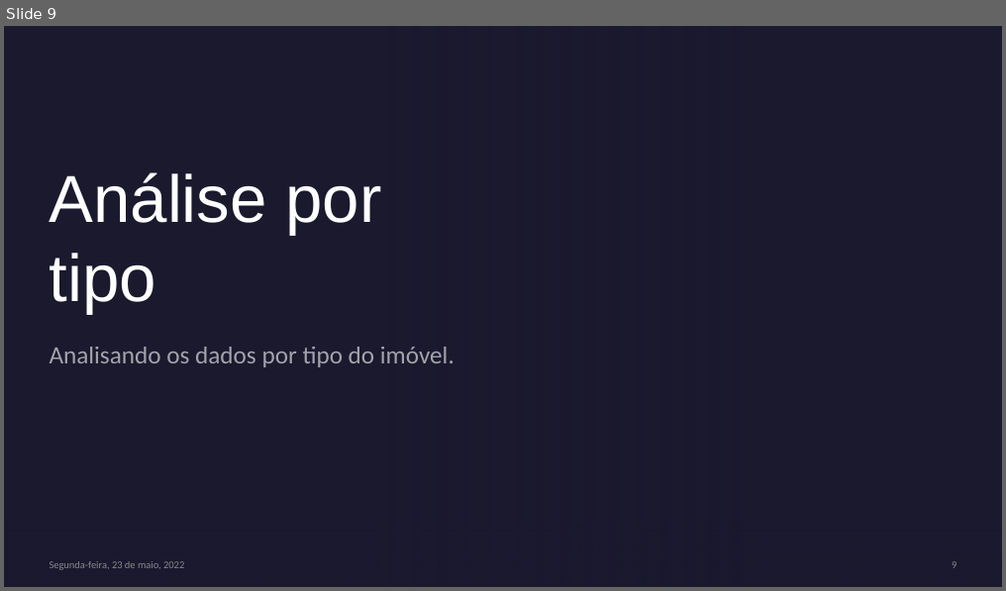
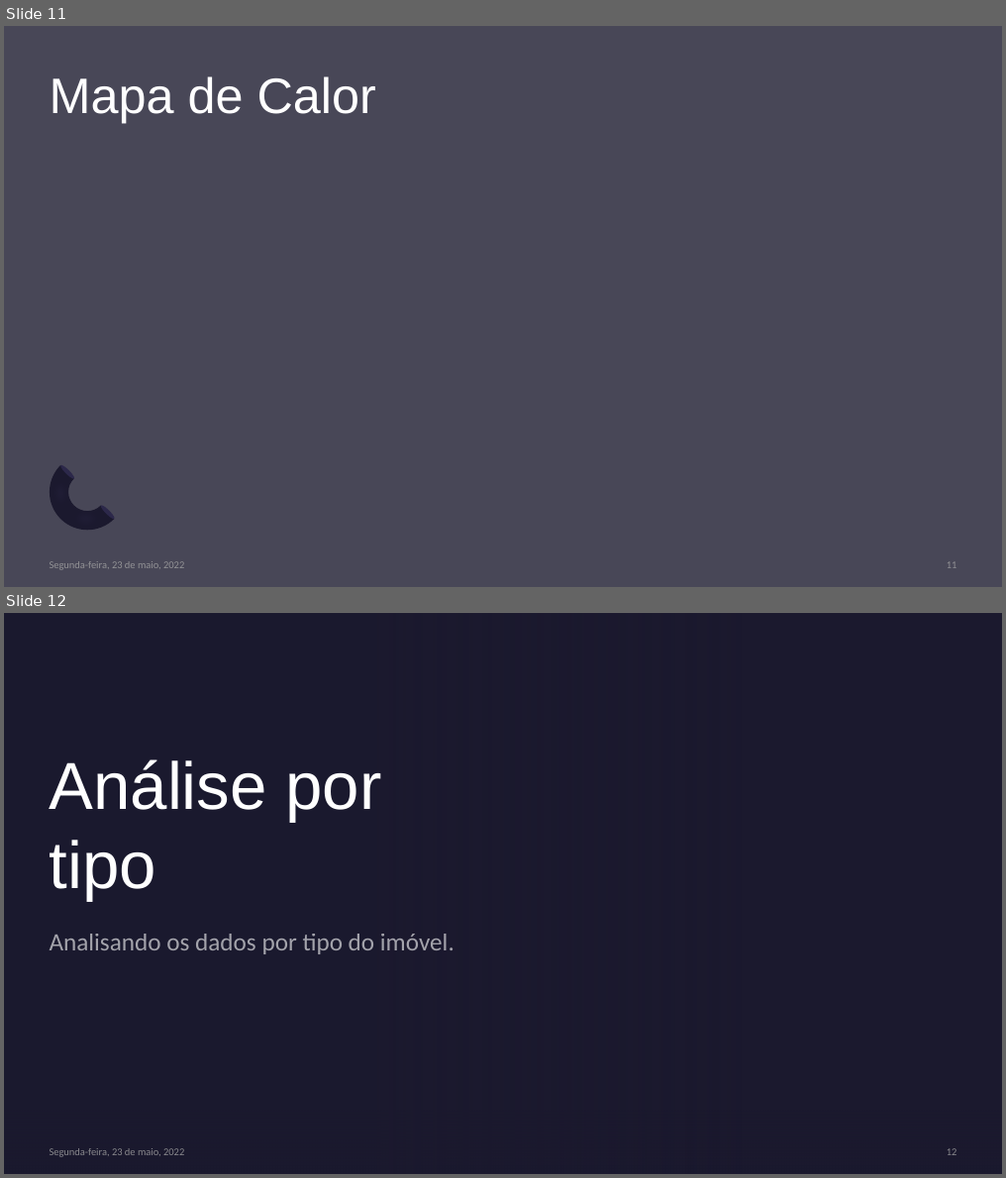
Before and after one commit to lidiambsouza/price_properties, a slide deck: Modelo Imobiliário.pptx. Shown one above the other, each under a label of ours: slide 9 before the commit, slides 11 and 12 after it. The pictures are 1006x591 and 1006x1178 pixels, drawn with LibreOffice and Linux fonts; fonts in the diff are those of the drawing; background and template pictures are left out. Boxes give left, top, right and bottom in pixels: in the first picture for what was removed or moved away, otherwise in the second. Text is boxed around its words. In the diff, an @@ line names an element or a change of style, - is before the commit and + after.

```diff
--- a/Modelo Imobiliário.pptx
+++ b/Modelo Imobiliário.pptx
@@ slide 11 added at bbox=[4, 26, 1002, 587], background #1B192E at 80% opacity @@
@@ title added at bbox=[50, 76, 376, 123], 48 pt, text #FFFFFF @@
+Mapa de Calor
@@ group added at bbox=[34, 462, 118, 547]: 2 freeform shapes, 2 ellipses @@
@@ text added at bbox=[50, 562, 184, 570], 10 pt, text #A6A6A6 at 80% opacity @@
+Segunda-feira, 23 de maio, 2022
@@ page number added at bbox=[946, 562, 957, 569], 10 pt, text #A6A6A6 at 80% opacity @@
+11
@@ what was slide 9 is now slide 12 @@
@@ page number at bbox=[946, 1149, 957, 1156]: text changed @@
-9
+12
```
Also in this commit, not shown: 4 slides changed, 4 other slides added, 4 slides removed.
